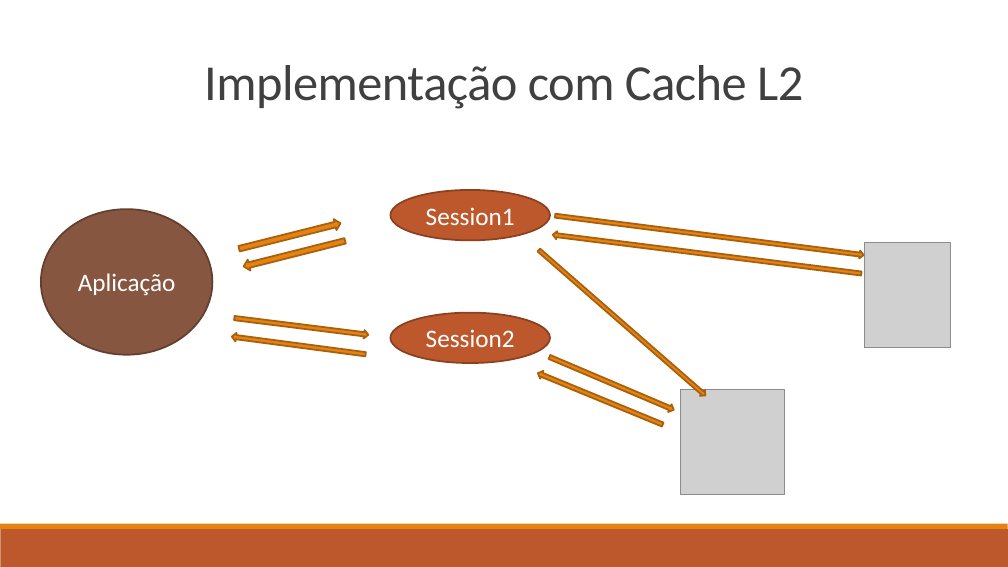
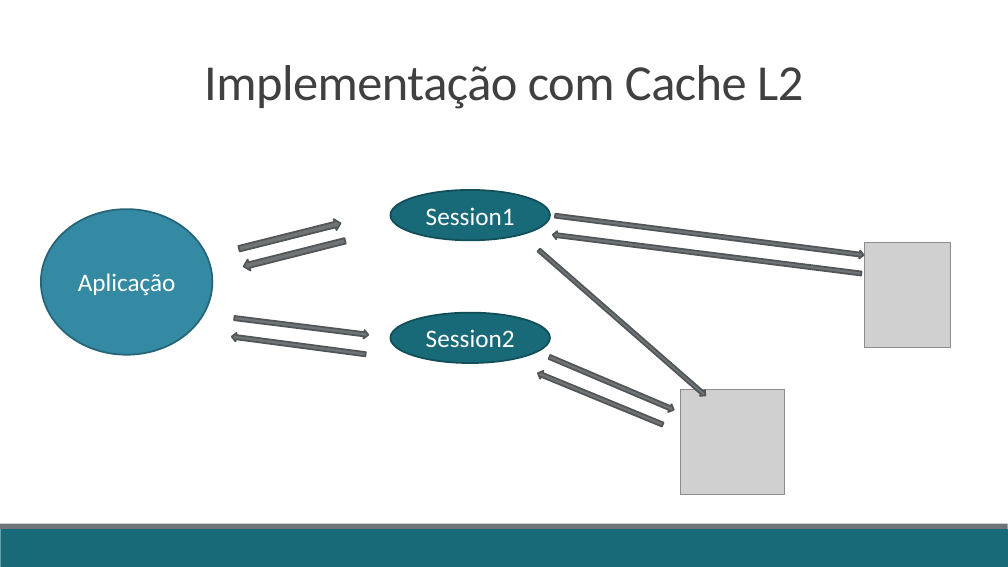
Before and after one commit to fabricioveronez/ApresentacaoNHibernateAvancado, a slide deck: slide 14 of Docs/ApresentacaoNHibernateAvancado.pptx. Drawn at 1008x567 pixels with LibreOffice and Linux fonts; fonts in the diff are those of the drawing; grey boxes stand for pictures. Boxes give left, top, right and bottom in pixels: in the first picture for what was removed or moved away, otherwise in the second. Text is boxed around its words. In the diff, an @@ line names an element or a change of style, - is before the commit and + after.

```diff
--- a/Docs/ApresentacaoNHibernateAvancado.pptx
+++ b/Docs/ApresentacaoNHibernateAvancado.pptx
@@ ellipse "Aplicação" at [41,209,213,354]: fill #865640 to #3489A3; outline #63402F 1.25 pt to #266579 1.25 pt @@
@@ ellipse "Session1" at [390,190,549,240]: fill #BD582C to #186A78; outline #8C4121 1.25 pt to #124E59 1.25 pt @@
@@ ellipse "Session2" at [390,312,549,363]: fill #BD582C to #186A78; outline #8C4121 1.25 pt to #124E59 1.25 pt @@
@@ fill #E48312 to #6F7577; outline #A9610D 1.25 pt to #525758 1.25 pt in 9 elements at [238,218,342,255], [554,212,864,260], [552,230,862,278], [536,247,707,397], [242,235,347,272], [234,314,369,339], [231,332,366,358], [548,353,676,413], [537,369,665,428] @@
@@ rectangle at [0,529,1008,567]: fill #BD582C to #186A78 @@
@@ rectangle at [0,524,1008,529]: fill #E48312 to #6F7577 @@
```
Also in this commit, not shown: 13 other slides changed.
